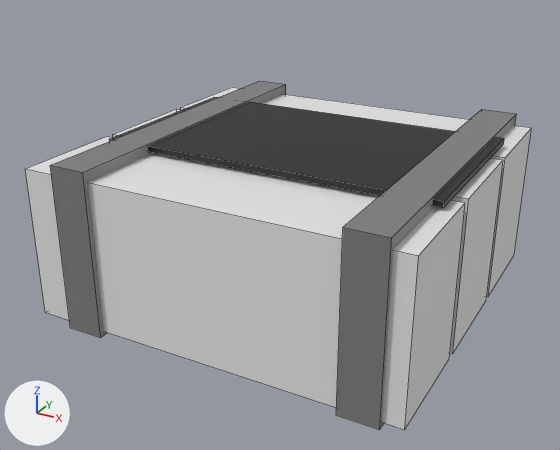
An edit to the FBX model Assets/Models/C4.fbx, drawn before and after from the same camera.
The view is the same before and after, from a 50 mm camera at (0.225, -0.435, 0.208) aimed at (-0.004, -0.017, -0.001). The lights are fixed; the arrows at lower left show +X, +Y and +Z. Mesh edges are drawn as thin lines. Where no turn or scale is listed for an object, it has been applied to the vertices.
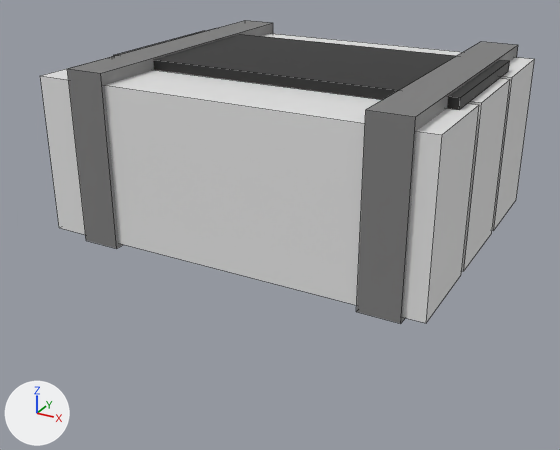
Changed parts and their boxes [x1, y1, x2, y2] in the pictures (560 x 450 px; the box of a moved part takes in the faces that stretch with it):
```json
{"object": "Mesh", "change": "reshaped", "before": [25, 81, 531, 430], "after": [40, 20, 535, 323], "on screen": "13% shorter"}
{"part": 1, "of": "me_mesh", "change": "moved or reshaped", "before": [113, 109, 503, 354], "after": [462, 78, 510, 271]}
{"part": 2, "of": "me_mesh", "change": "moved or reshaped", "before": [181, 87, 531, 297], "after": [263, 33, 535, 231]}
{"part": 3, "of": "me_mesh", "change": "moved or reshaped", "before": [25, 137, 465, 430], "after": [40, 58, 479, 323]}
{"part": 4, "of": "me_mesh", "change": "moved or reshaped", "before": [50, 81, 286, 338], "after": [67, 20, 273, 249]}
{"part": 5, "of": "me_mesh", "change": "moved or reshaped", "before": [336, 109, 516, 430], "after": [356, 42, 518, 323]}
{"part": 6, "of": "me_mesh", "change": "moved or reshaped", "before": [109, 97, 504, 208], "after": [114, 31, 510, 110]}
```

Edits to the scene script, one JSON object a line:
```json
{"block": "me_mesh", "where": "me_mesh.from_pydata(...)  # 48 vertices, 36 faces; spans x -0.125..0.125, y -0.123..0.122, z -0.053..0.058"}
{"block": "me_mesh", "where": "# used by ob_mesh; location = (0.0, 0.0, 0.0)"}
{"block": "me_mesh", "change": "me_mesh part 1: the loose piece of 8 vertices spanning x -0.125..0.125, y -0.038..0.038, z -0.05..0.05 is scaled about its middle by (1, 0.817, 1), then moved by (0.0, -0.001, 0.053)"}
{"block": "me_mesh", "change": "me_mesh part 2: the loose piece of 8 vertices spanning x -0.125..0.125, y 0.043..0.118, z -0.05..0.05 is scaled about its middle by (1, 0.817, 1), then moved by (0.0, -0.014, 0.053)"}
{"block": "me_mesh", "change": "me_mesh part 3: the loose piece of 8 vertices spanning x -0.125..0.125, y -0.119..-0.044, z -0.05..0.05 is scaled about its middle by (1, 0.817, 1), then moved by (0.0, 0.014, 0.053)"}
{"block": "me_mesh", "change": "me_mesh part 4: the loose piece of 8 vertices spanning x -0.1..-0.075, y -0.123..0.121, z -0.053..0.058 is scaled about its middle by (1, 0.821, 1), then moved by (0.0, 0.001, 0.053)"}
{"block": "me_mesh", "change": "me_mesh part 5: the loose piece of 8 vertices spanning x 0.087..0.112, y -0.122..0.122, z -0.053..0.058 is scaled about its middle by (1, 0.821, 1), then moved by (0.0, 0.0, 0.053)"}
{"block": "me_mesh", "change": "me_mesh part 6: the loose piece of 8 vertices spanning x -0.106..0.119, y -0.062..0.063, z 0.052..0.056 is scaled about its middle by (1, 0.82, 1.67), then moved by (0.0, 0.0, 0.051)"}
```
